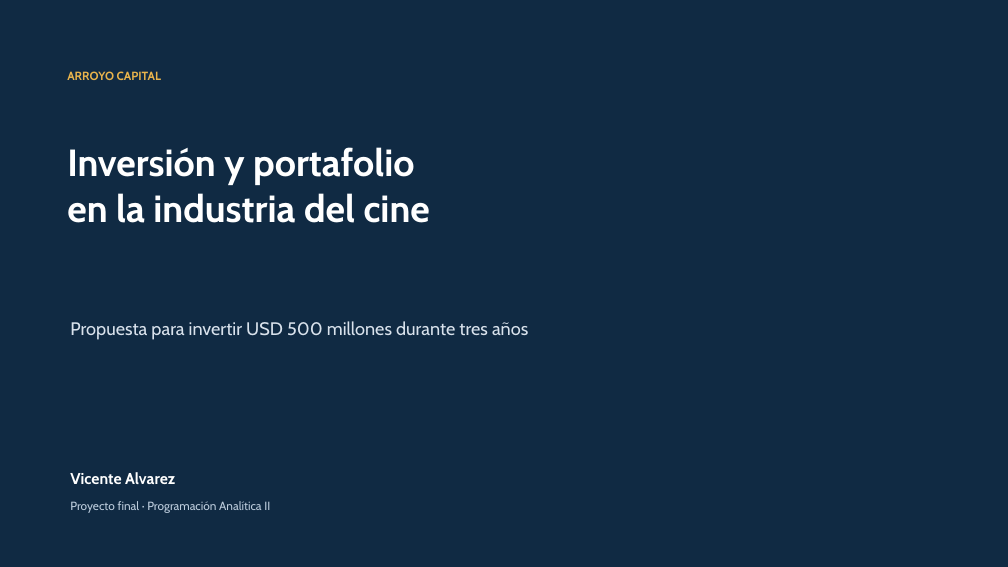
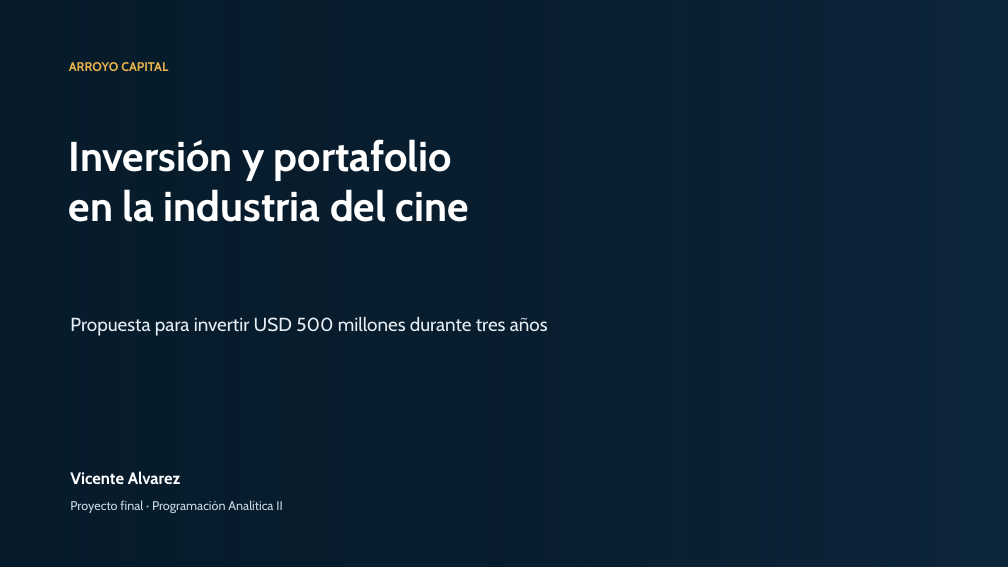
Before and after one commit to alvareezvicente-code/Vicente-Alvarez-programacion-analitica-2, a slide deck: slide 1 of salidas/presentacion_arroyo_capital.pptx. Drawn at 1008x567 pixels with LibreOffice and Linux fonts; fonts in the diff are those of the drawing; background and template pictures are left out. Boxes give left, top, right and bottom in pixels: in the first picture for what was removed or moved away, otherwise in the second. Text is boxed around its words. In the diff, an @@ line names an element or a change of style, - is before the commit and + after.

```diff
--- a/salidas/presentacion_arroyo_capital.pptx
+++ b/salidas/presentacion_arroyo_capital.pptx
@@ rectangle added at (0,0,1008,567), fill gradient #071B2A @@
@@ text "ARROYO CAPITAL": place and size @@
-text "ARROYO CAPITAL" at (67,71,161,80)
+text "ARROYO CAPITAL" at (69,62,168,71)
@@ text "ARROYO CAPITAL" at (69,62,168,71): size 11.2 to 12 pt @@
@@ text "Inversión y portafolio": place and size @@
-text "Inversión y portafolio" at (67,147,430,223)
+text "Inversión y portafolio" at (69,139,469,222)
@@ text "Inversión y portafolio" at (69,139,469,222): size 36 to 39.8 pt @@
@@ text "Propuesta para invertir USD 500 ..." at (70,317,548,336): size 17.2 to 18 pt, text colour #D9E2EC to #E6EEF4 @@
@@ text "Vicente Alvarez" at (70,471,181,484): size 15 to 15.8 pt @@
@@ text "Proyecto final · Programación Analítica ..." at (70,500,282,513): size 11.2 to 12 pt, text colour #BCCCDC to #C8D8E5 @@
```
Also in this commit, not shown: 7 other slides changed.
